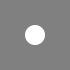
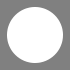
The second 70×70 image is a revision of the first. Changes to its layers:
added layer "4 copy" above "4" over [7, 7, 63, 63]
hid "2" over [25, 25, 45, 45]
